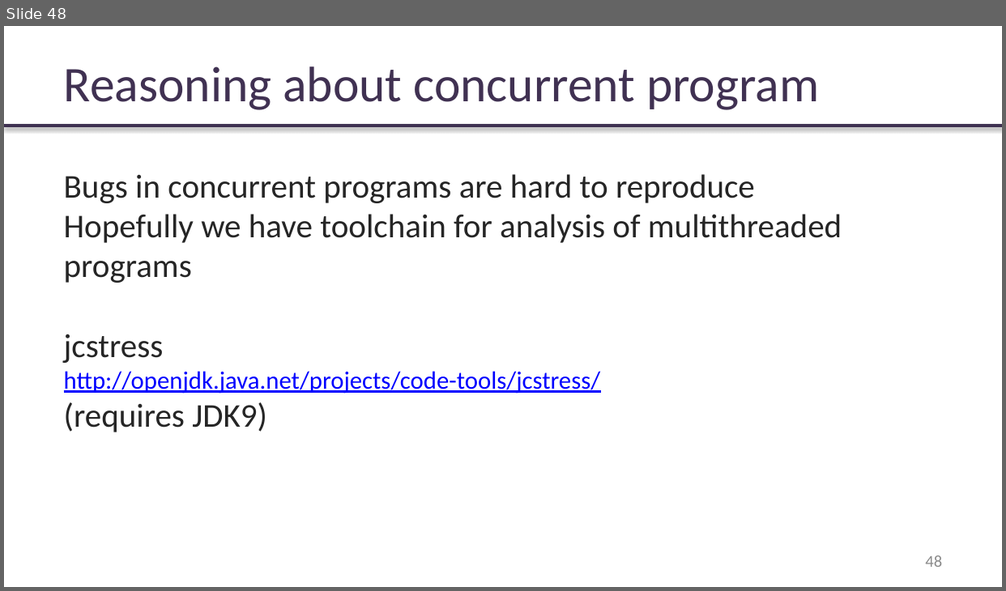
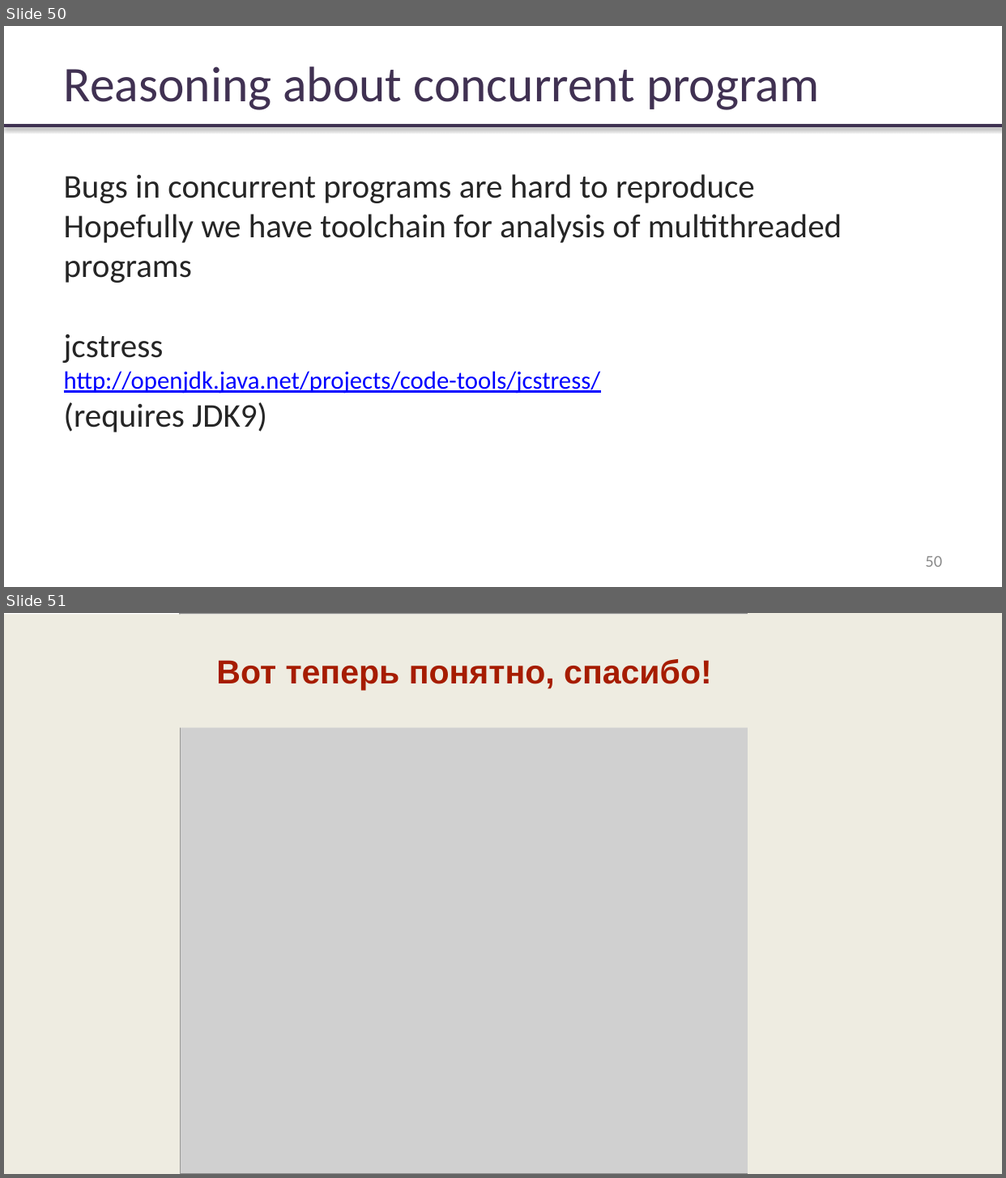
Before and after one commit to rybalkinsd/atom, a slide deck: lecture9/presentations/lecture9.pptx. Shown one above the other, each under a label of ours: slide 48 before the commit, slides 50 and 51 after it. The pictures are 1006x591 and 1006x1178 pixels, drawn with LibreOffice and Linux fonts; fonts in the diff are those of the drawing; grey boxes stand for pictures; background and template pictures are left out. Boxes give left, top, right and bottom in pixels: in the first picture for what was removed or moved away, otherwise in the second. Text is boxed around its words. In the diff, an @@ line names an element or a change of style, - is before the commit and + after.

```diff
--- a/lecture9/presentations/lecture9.pptx
+++ b/lecture9/presentations/lecture9.pptx
@@ slide 51 added at bbox=[4, 613, 1002, 1174], background #FFFFFF; not listed: 1 template element that a slide beside it also shows @@
@@ rectangle added at bbox=[4, 614, 180, 1174], fill #EEECE1 @@
@@ picture added at bbox=[180, 613, 748, 1174] @@
@@ rectangle added at bbox=[180, 614, 748, 728], fill #EEECE1, 24 pt, text #A61C00, bold @@
+Вот теперь понятно, cпасибо!
@@ rectangle added at bbox=[748, 613, 1002, 1174], fill #EEECE1 @@
@@ page number added at bbox=[719, 1133, 952, 1163], 12 pt, text #8B8B8B @@
+51
@@ what was slide 48 is now slide 50 @@
@@ page number at bbox=[925, 557, 942, 567]: text changed @@
-48
+50
```
Also in this commit, not shown: 1 slide changed, 2 other slides added, 1 other file.
